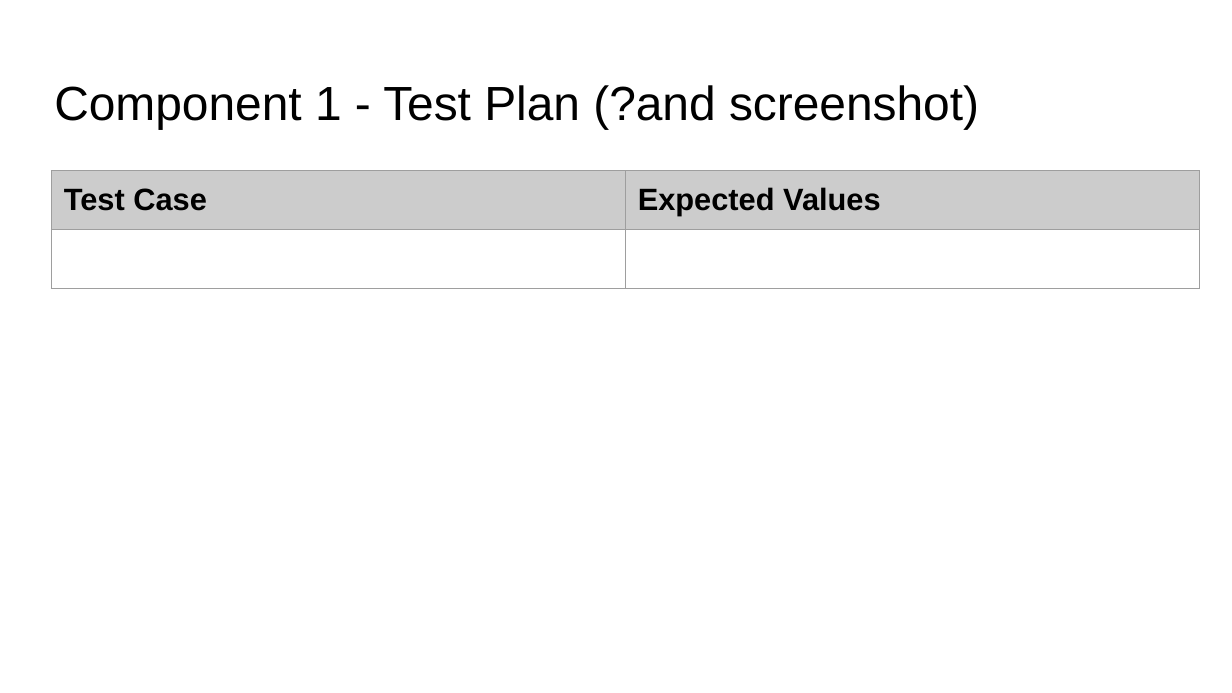
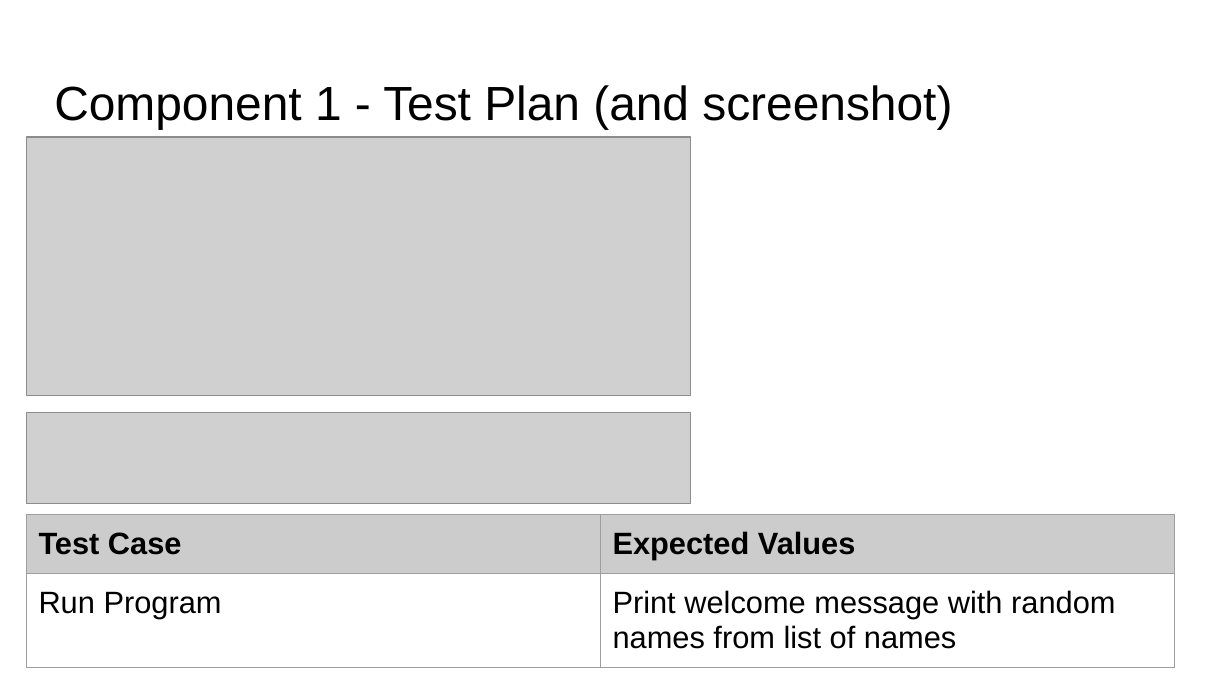
Before and after one commit to NoelChettiar/Pizza_Bot, a slide deck: slide 5 of 022_91893+_+91897+Documentation.pptx. Drawn at 1232x693 pixels with LibreOffice and Linux fonts; fonts in the diff are those of the drawing; grey boxes stand for pictures. Boxes give left, top, right and bottom in pixels: in the first picture for what was removed or moved away, otherwise in the second. Text is boxed around its words. In the diff, an @@ line names an element or a change of style, - is before the commit and + after.

Commit message:
Created Component File
Welcome Component - Version 1

```diff
--- a/022_91893+_+91897+Documentation.pptx
+++ b/022_91893+_+91897+Documentation.pptx
@@ title at bbox=[54, 85, 952, 129]: text changed @@
-Component 1 - Test Plan (?and screenshot)
+Component 1 - Test Plan (and screenshot)
@@ picture added at bbox=[26, 137, 690, 395] @@
@@ picture added at bbox=[26, 413, 690, 504] @@
@@ table at bbox=[26, 515, 1174, 675] @@
-row 2, column 1: 
+row 2, column 1: Run Program
-row 2, column 2: 
+row 2, column 2: Print welcome message with random names from list of names
@@ table: place and size @@
-table at bbox=[52, 171, 1200, 294]
+table at bbox=[26, 515, 1174, 675]
```
Also in this commit, not shown: 1 other slide changed, 1 slide added, 1 slide removed, 2 other files.
